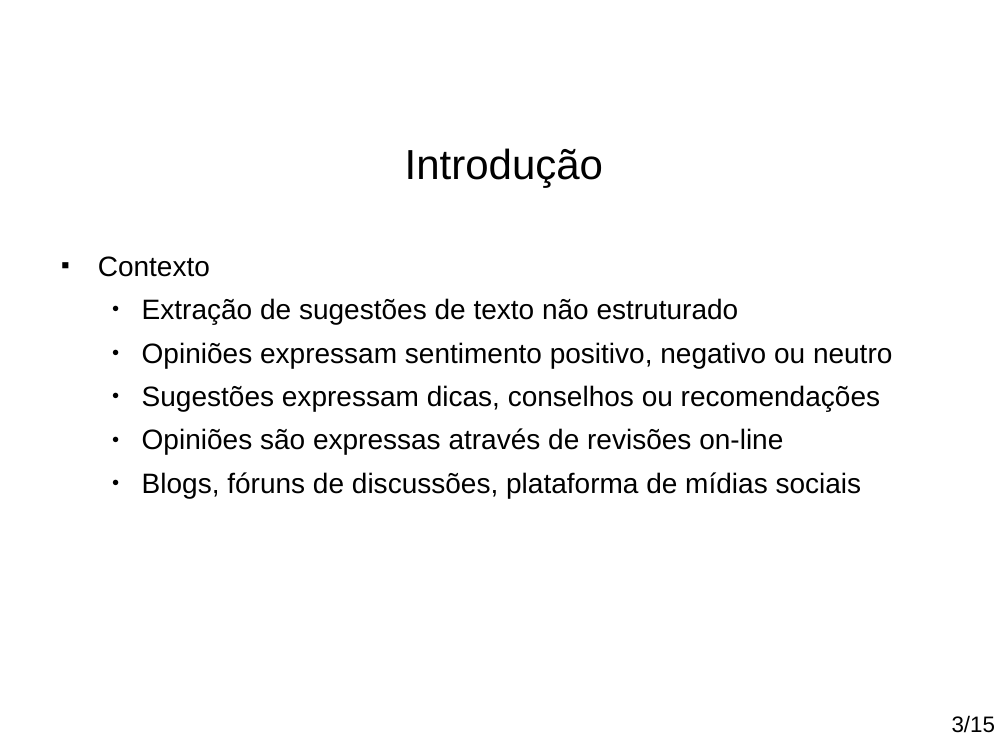
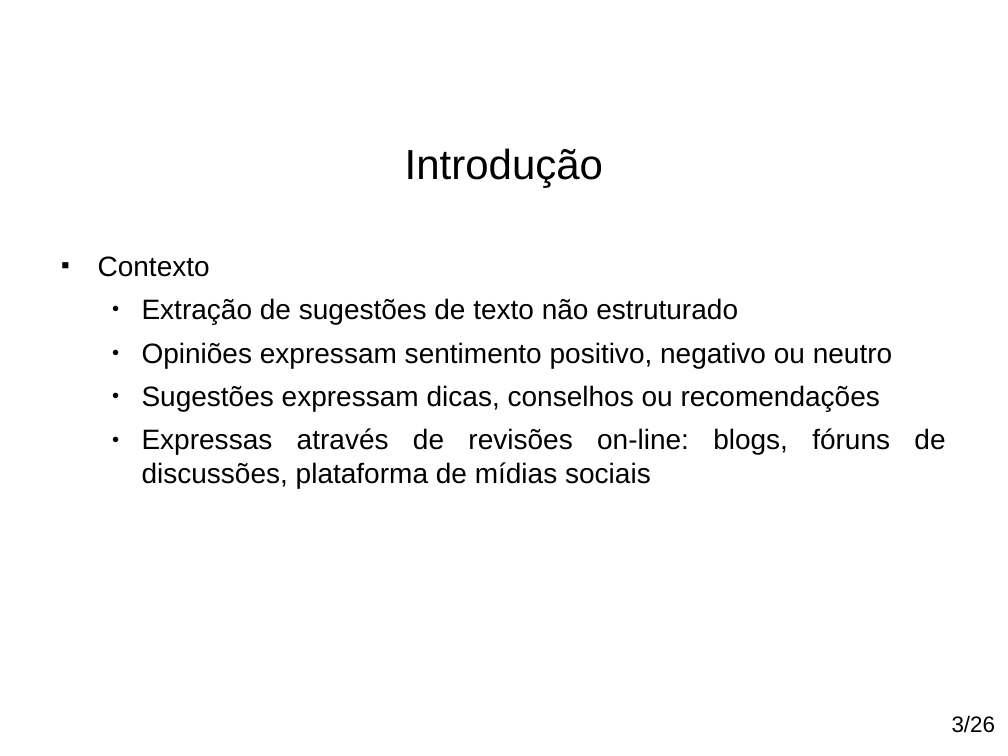
Before and after one commit to paulohq/apresentacao-NLP, a slide deck: slide 4 of apresentacao-mineracao-de-sugestoes.ppt. Drawn at 1008x756 pixels with LibreOffice and Linux fonts; fonts in the diff are those of the drawing; background and template pictures are left out. Boxes give left, top, right and bottom in pixels: in the first picture for what was removed or moved away, otherwise in the second. Text is boxed around its words. In the diff, an @@ line names an element or a change of style, - is before the commit and + after.

```diff
--- a/apresentacao-mineracao-de-sugestoes.ppt
+++ b/apresentacao-mineracao-de-sugestoes.ppt
@@ text at [142,428,945,488]: text changed @@
-  ● Opiniões são expressas através de revisões on-line
-  ● Blogs, fóruns de discussões, plataforma de mídias sociais
+  ● Expressas através de revisões on-line: blogs, fóruns de discussões, plataforma de mídias sociais
@@ text at [952,715,995,733]: text changed @@
-3/15
+3/26
```
Also in this commit, not shown: 19 other slides changed, 6 slides added, 3 slides removed, 4 other files.
